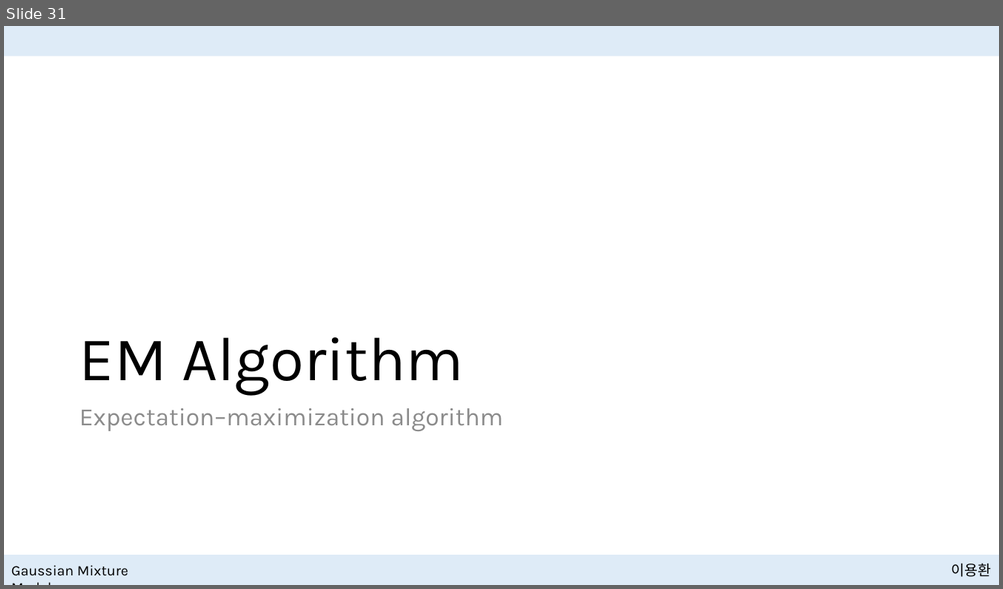
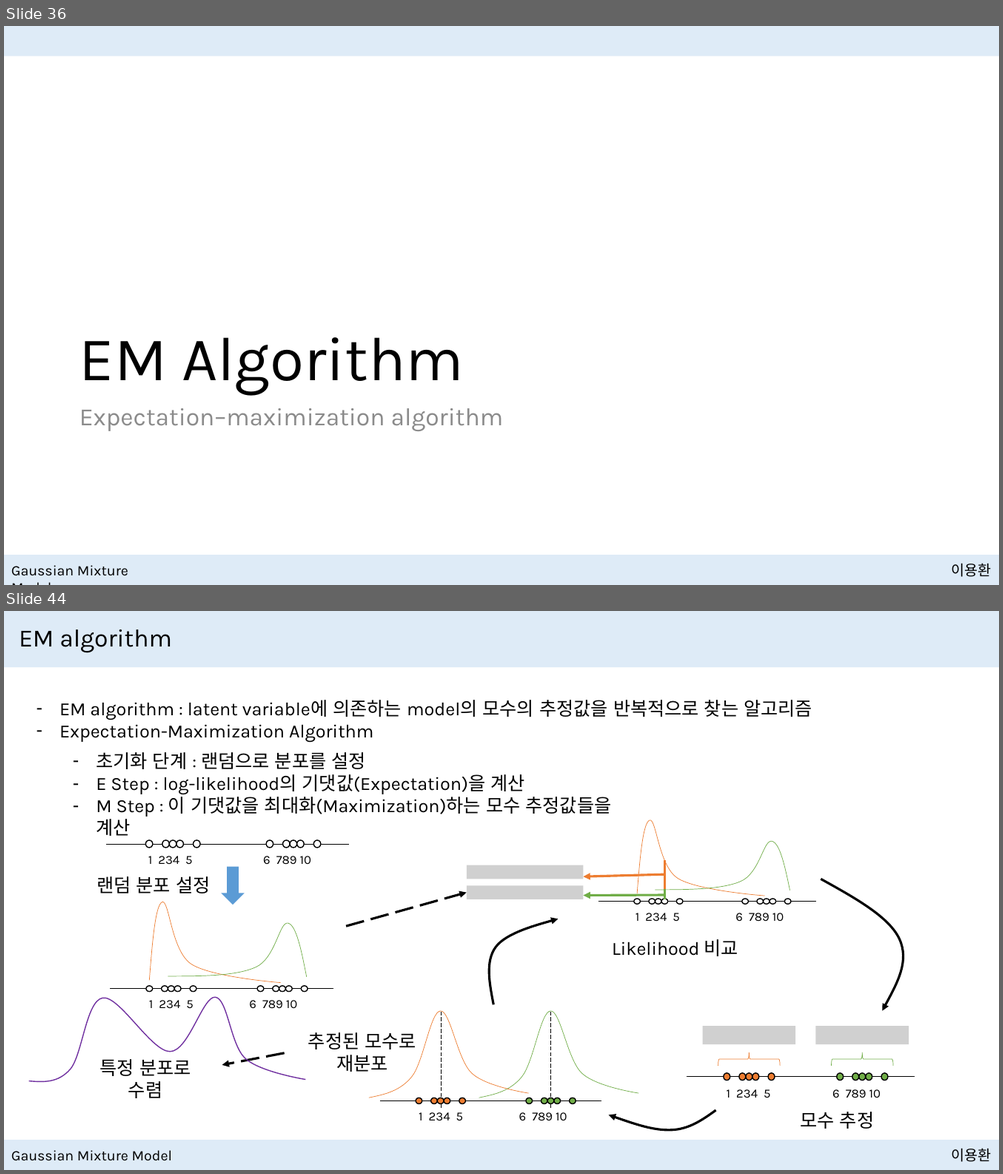
Before and after one commit to NewPlus/SeminarforNLP, a slide deck: Seminar/Gaussian Mixture Model/Presentation files/Gaussian Mixture.pptx. Shown one above the other, each under a label of ours: slide 31 before the commit, slides 36 and 44 after it; the slides between them are not shown. The pictures are 1003x589 and 1003x1174 pixels, drawn with LibreOffice and Linux fonts; fonts in the diff are those of the drawing; grey boxes stand for pictures. Boxes give left, top, right and bottom in pixels: in the first picture for what was removed or moved away, otherwise in the second. Text is boxed around its words. In the diff, an @@ line names an element or a change of style, - is before the commit and + after.

```diff
--- a/Seminar/Gaussian Mixture Model/Presentation files/Gaussian Mixture.pptx
+++ b/Seminar/Gaussian Mixture Model/Presentation files/Gaussian Mixture.pptx
@@ slide 44 added at [4, 611, 999, 1170], background #FFFFFF; not listed: 2 template elements that a slide beside it also shows @@
@@ rectangle added at [4, 611, 999, 667], fill #DEEBF7 @@
@@ title added at [19, 629, 172, 653], 24 pt, text #000000 @@
+EM algorithm
@@ text added at [60, 700, 812, 742], 18 pt, text #000000 @@
+– EM algorithm : latent variable에 의존하는 model의 모수의 추정값을 반복적으로 찾는 알고리즘
+– Expectation-Maximization Algorithm
@@ text added at [96, 752, 612, 817], 18 pt, text #000000 @@
+– 초기화 단계 : 랜덤으로 분포를 설정
+– E Step : log-likelihood의 기댓값(Expectation)을 계산
+– M Step : 이 기댓값을 최대화(Maximization)하는 모수 추정값들을 계산
@@ text added at [96, 877, 210, 894], 18 pt, text #000000 @@
+랜덤 분포 설정
@@ group added at [106, 840, 349, 865]: 10 ellipses, 1 line, 1 text @@
+1 234 5 6 789 10
@@ down arrow added at [221, 867, 244, 905], fill #5B9BD5 @@
@@ arrow added from (346, 926) to (466, 893), #000000 2.25 pt dashed @@
@@ freeform shape added at [821, 880, 903, 1011], outline #000000 2.25 pt @@
@@ freeform shape added at [489, 919, 558, 1005], outline #000000 2.25 pt @@
@@ group added at [466, 820, 817, 921]: 10 ellipses, 3 lines, 2 freeform shapes, 2 arrows, 2 pictures, 1 text @@
+1 234 5 6 789 10
@@ text added at [612, 940, 738, 957], 18 pt, text #000000 @@
+Likelihood 비교
@@ freeform shape added at [28, 997, 305, 1082], outline #7030A0 1 pt @@
@@ group added at [110, 902, 334, 1008]: 10 ellipses, 2 freeform shapes, 1 line, 1 text @@
+1 234 5 6 789 10
@@ group added at [369, 1011, 639, 1122]: 10 ellipses, 3 lines, 2 freeform shapes, 1 text @@
+1 234 5 6 789 10
@@ group added at [687, 1027, 914, 1099]: 10 ellipses, 2 right braces, 2 pictures, 1 line, 1 text @@
+1 234 5 6 789 10
@@ arrow added from (284, 1054) to (222, 1065), #000000 2.25 pt dashed @@
@@ text added at [308, 1033, 416, 1072], 18 pt, text #000000 @@
+추정된 모수로
+재분포
@@ text added at [100, 1059, 191, 1099], 18 pt, text #000000 @@
+특정 분포로 수렴
@@ freeform shape added at [609, 1111, 716, 1131], outline #000000 2.25 pt @@
@@ text added at [800, 1112, 874, 1129], 18 pt, text #000000 @@
+모수 추정
@@ text added at [11, 1150, 173, 1162], 14 pt, text #000000 @@
+Gaussian Mixture Model
@@ what was slide 31 is now slide 36 @@
```
Also in this commit, not shown: 5 slides changed, 44 other slides added, 1 other file.
